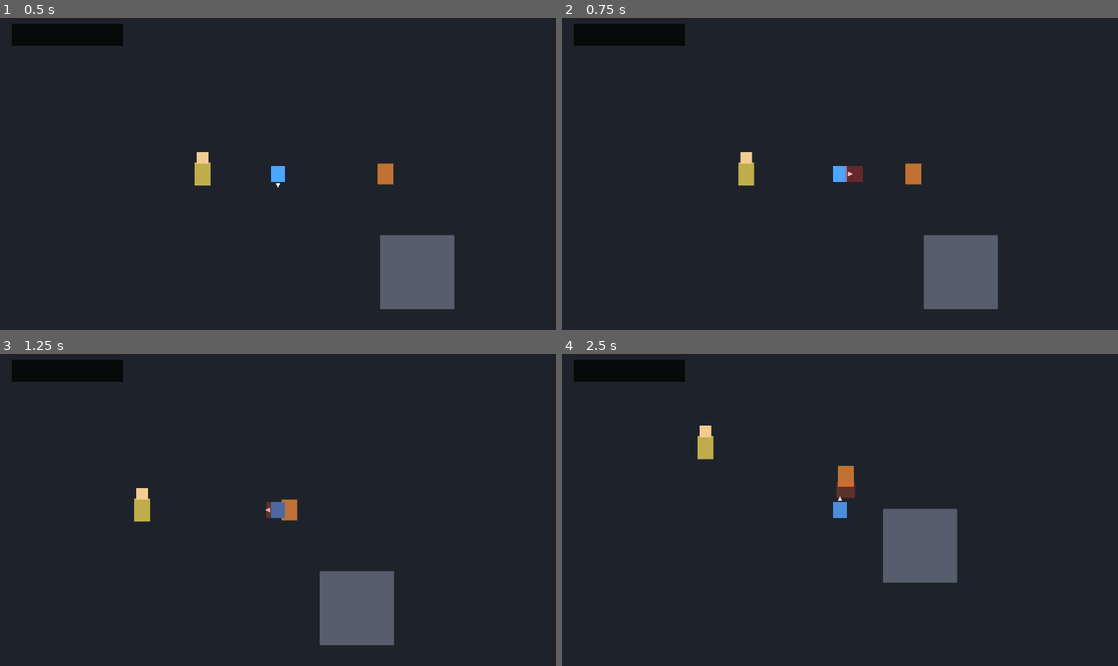
Above: before the commit, frames 1-4 (two rows, left to right).
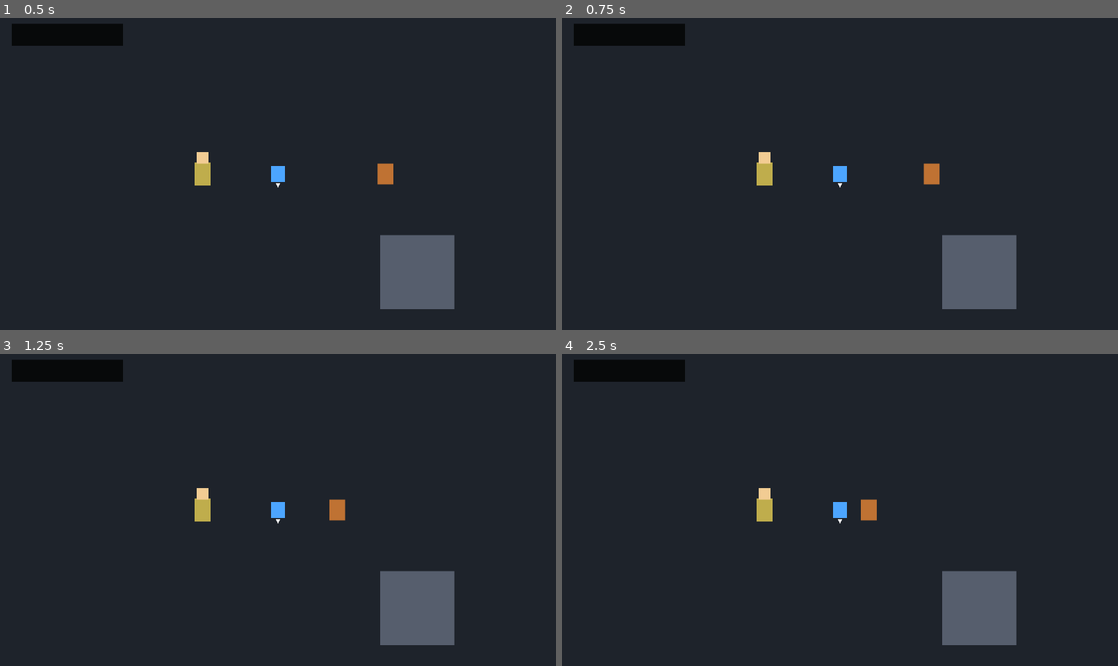
Above: after the commit, the same moments.

Repository: kikajima/dragonballsoullegacy
Game: Godot game, scene res://scenes/bootstrap/bootstrap.tscn
Same seed, same stepped clock (60 frames per second), same inputs: the game is played once before the commit and once after it.
Inputs:
- Up to frame 1 (0.5 s): no input
- Up to frame 2 (0.75 s): tap Enter (ui_accept) at 0.5 s; hold D (move_right) from 0.53 s (still down); tap J (attack) at 0.6 s
- Up to frame 3 (1.25 s): keep holding D (move_right); tap Enter (ui_accept) at 0.77 s
- Up to frame 4 (2.5 s): release D (move_right) at 1.28 s; hold S (move_down) 1.28-2.03 s; tap Shift (block) at 1.35 s; tap Enter (ui_accept) at 1.52 s; hold D (move_right) from 2.03 s (still down); hold L (charge_ki) from 2.03 s (still down)

Frame 1 is identical in both runs. In frame 2, 2.8% of the frame differs, in the area x 31-82%, y 42-94%; in frame 3, 6.3%; in frame 4, 7.4%, in the area x 24-82%, y 22-94%.
Error after the commit: Parse Error: Too many arguments for "setup()" call. Expected at most 2 but received 3. (res://combat/ki/ki_blast_component.gd:166)

Commit message:
feat: attach caster to Ki Blast projectiles

Diff:
--- a/combat/ki/ki_blast_component.gd
+++ b/combat/ki/ki_blast_component.gd
@@ -160,7 +160,11 @@
 
 	parent.add_child(projectile)
 	projectile.global_position = caster.global_position + direction * spawn_distance
-	projectile.setup(direction, projectile_damage)
+	projectile.setup(
+		direction,
+		projectile_damage,
+		caster
+	)
 
 	projectile_fired.emit(_cast_facing, _current_variant)
 	return true
